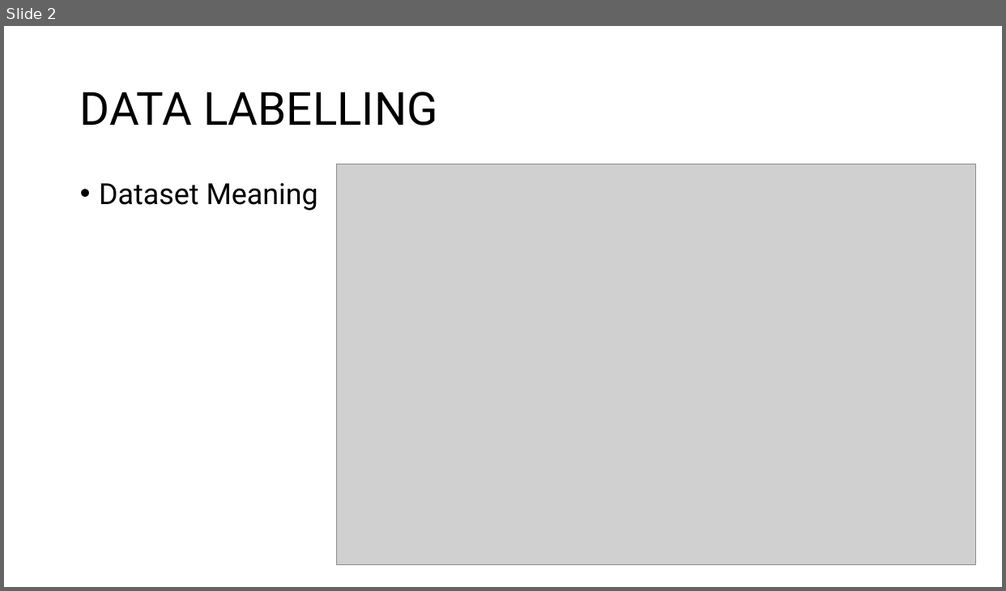
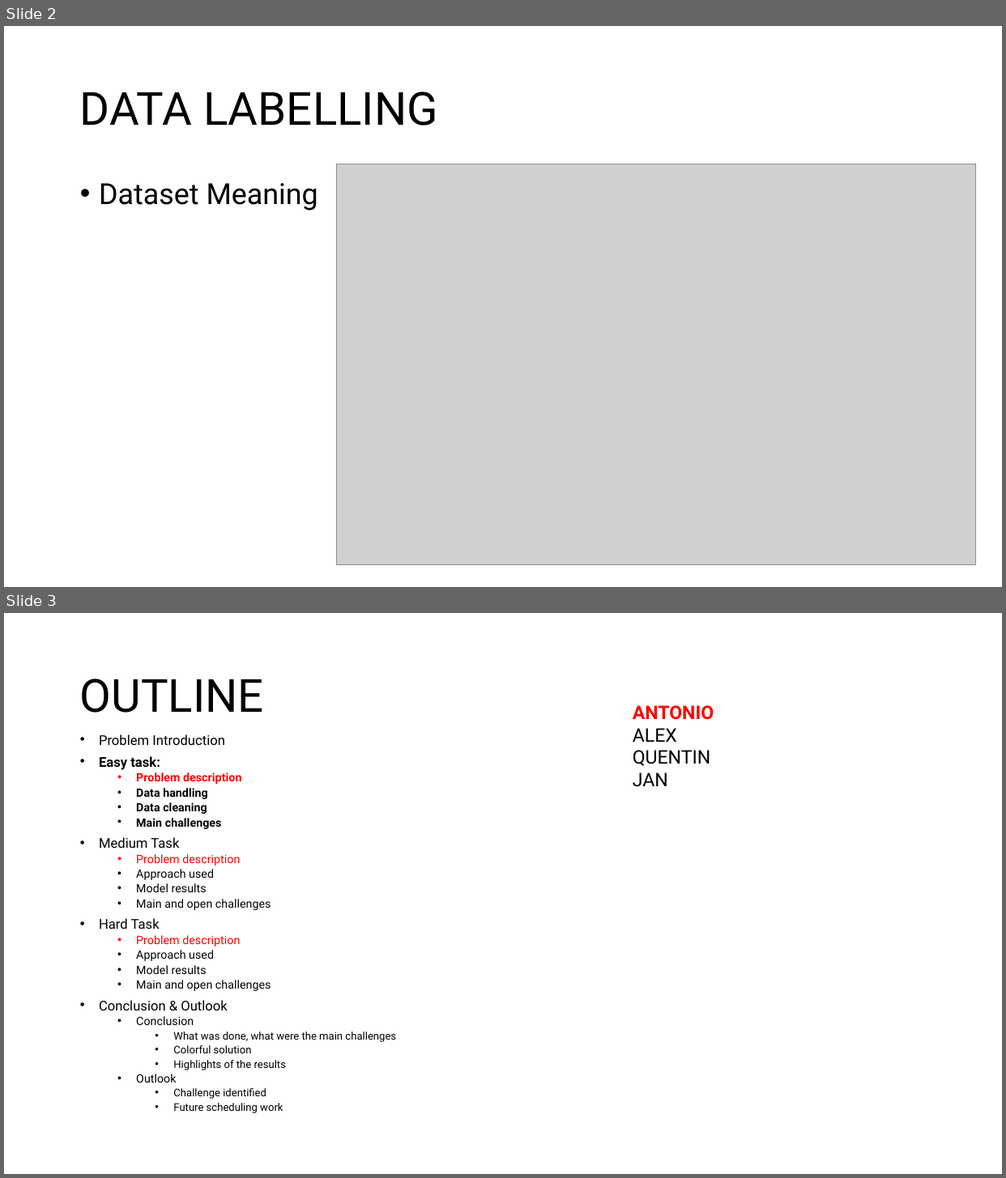
Before and after one commit to aghribi/artifact-hackathon-2026, a slide deck: challenges/optimisation/fast-approximate/Presentation3.pptx. Shown one above the other, each under a label of ours: slide 2 before the commit, slides 2 and 3 after it. The pictures are 1006x591 and 1006x1178 pixels, drawn with LibreOffice and Linux fonts; fonts in the diff are those of the drawing; grey boxes stand for pictures. Boxes give left, top, right and bottom in pixels: in the first picture for what was removed or moved away, otherwise in the second. Text is boxed around its words. In the diff, an @@ line names an element or a change of style, - is before the commit and + after.

Commit message:
Adding some visualization and ppt

```diff
--- a/challenges/optimisation/fast-approximate/Presentation3.pptx
+++ b/challenges/optimisation/fast-approximate/Presentation3.pptx
@@ slide 3 added at (x1=4, y1=613, x2=1002, y2=1174), background #FFFFFF @@
@@ title added at (x1=80, y1=679, x2=264, y2=713), 44 pt, text #000000 @@
+OUTLINE
@@ text added at (x1=633, y1=705, x2=714, y2=787), 18 pt, text #000000 @@
+ANTONIO
+ALEX
+QUENTIN
+JAN
@@ text added at (x1=99, y1=735, x2=396, y2=1114), 11.1 pt, text #000000 @@
+• Problem Introduction
+• Easy task:
+  • Problem description
+  • Data handling
+  • Data cleaning
+  • Main challenges
+• Medium Task
+  • Problem description
+  • Approach used
+  • Model results
+  • Main and open challenges
+• Hard Task
+  • Problem description
+  • Approach used
+  • Model results
+  • Main and open challenges
+• Conclusion & Outlook
+  • Conclusion
+    • What was done, what were the main challenges
+    • Colorful solution
+    • Highlights of the results
+  • Outlook
+    • Challenge identified
+    • Future scheduling work
```
Also in this commit, not shown: 11 other files.
